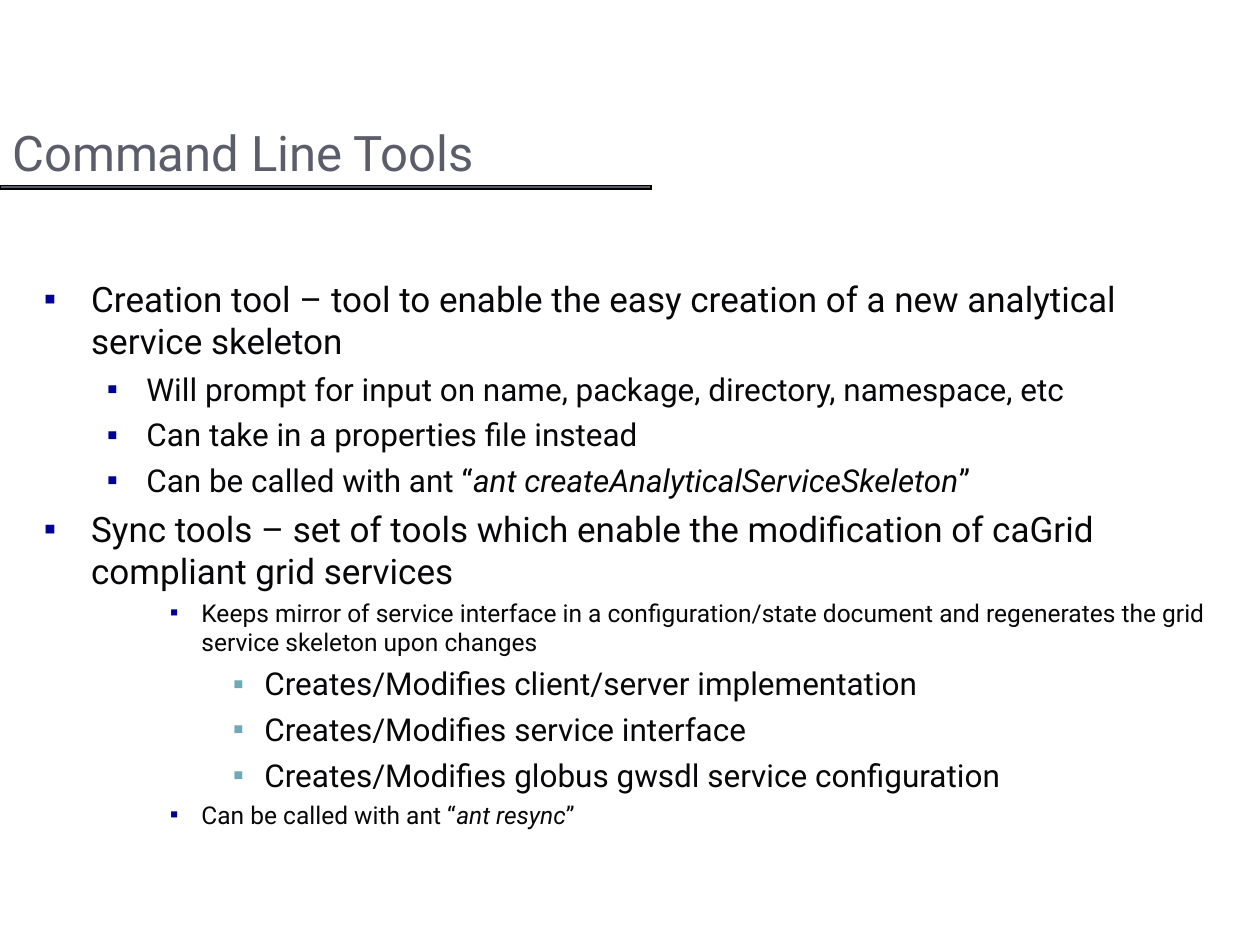
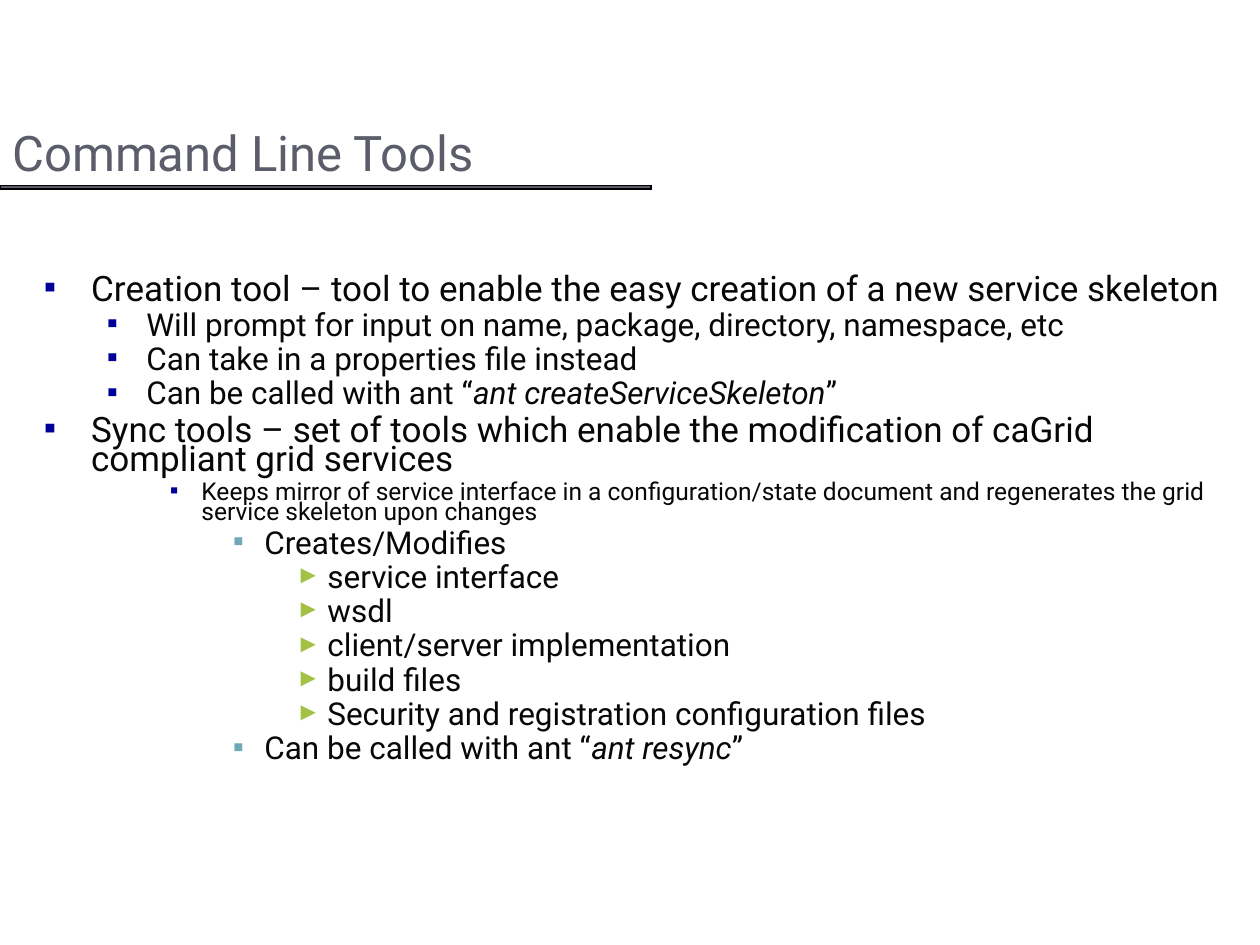
Before and after one commit to NCIP/cagrid-docs, a slide deck: slide 12 of presentations/introduce/Introduce_DIALOGUE2.ppt (slide 16 before the commit). Drawn at 1260x945 pixels with LibreOffice and Linux fonts; fonts in the diff are those of the drawing; background and template pictures are left out. Boxes give left, top, right and bottom in pixels: in the first picture for what was removed or moved away, otherwise in the second. Text is boxed around its words. In the diff, an @@ line names an element or a change of style, - is before the commit and + after.

```diff
--- a/presentations/introduce/Introduce_DIALOGUE2.ppt
+++ b/presentations/introduce/Introduce_DIALOGUE2.ppt
@@ text at box(91, 274, 1219, 309): text changed @@
-▪ Creation tool – tool to enable the easy creation of a new analytical service skeleton
+▪ Creation tool – tool to enable the easy creation of a new service skeleton
@@ text at box(91, 307, 1204, 766): size 14 to 18 pt in "Can be called with ant “ant resync”"; line spacing 1 to 0.7; list level 3 to 4 in "Can be called with ant ..."; bullet colour #000099 to #6FA9B7 @@
@@ text at box(146, 376, 837, 405): text changed @@
-  ▪ Can be called with ant “ant createAnalyticalServiceSkeleton”
+  ▪ Can be called with ant “ant createServiceSkeleton”
@@ text at box(264, 530, 926, 732): text changed @@
-      ▪ Creates/Modifies client/server implementation
-      ▪ Creates/Modifies service interface
-      ▪ Creates/Modifies globus gwsdl service configuration
+      ▪ Creates/Modifies
+        ► service interface
+        ► wsdl
+        ► client/server implementation
+        ► build files
+        ► Security and registration configuration files
```
Also in this commit, not shown: 12 other slides changed, 1 slide added, 24 slides removed, 1 other file.
